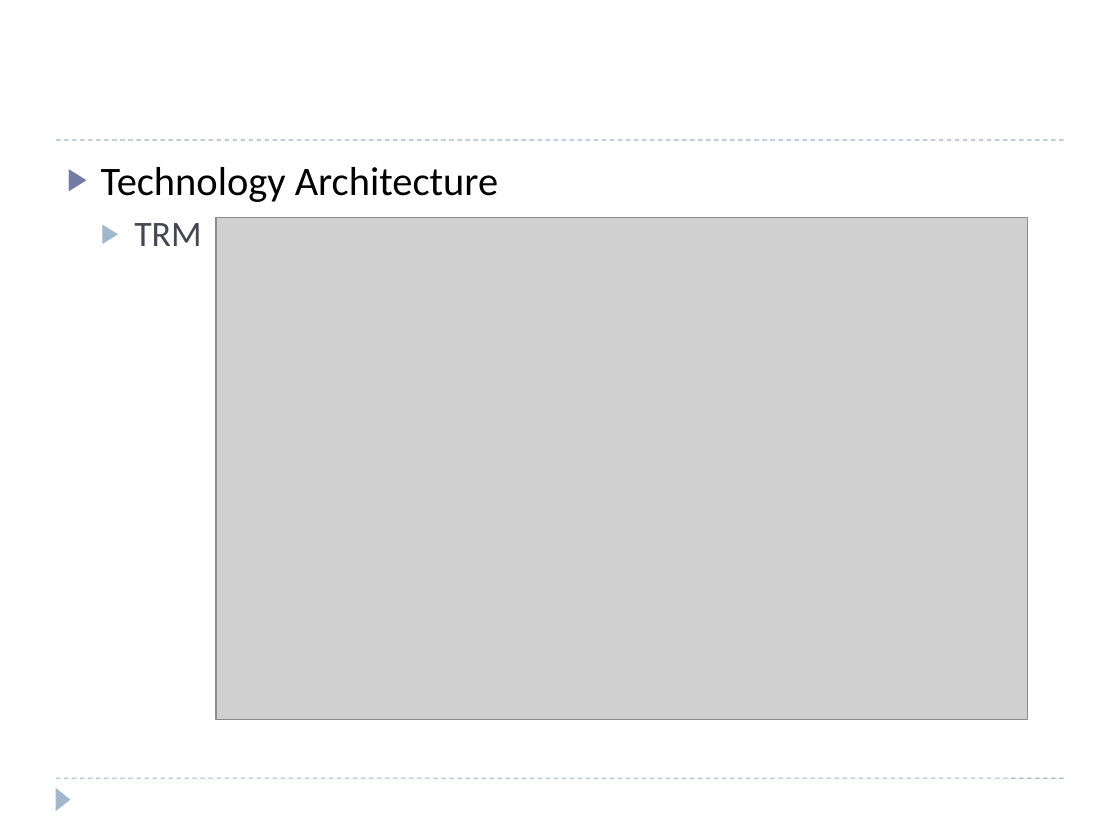
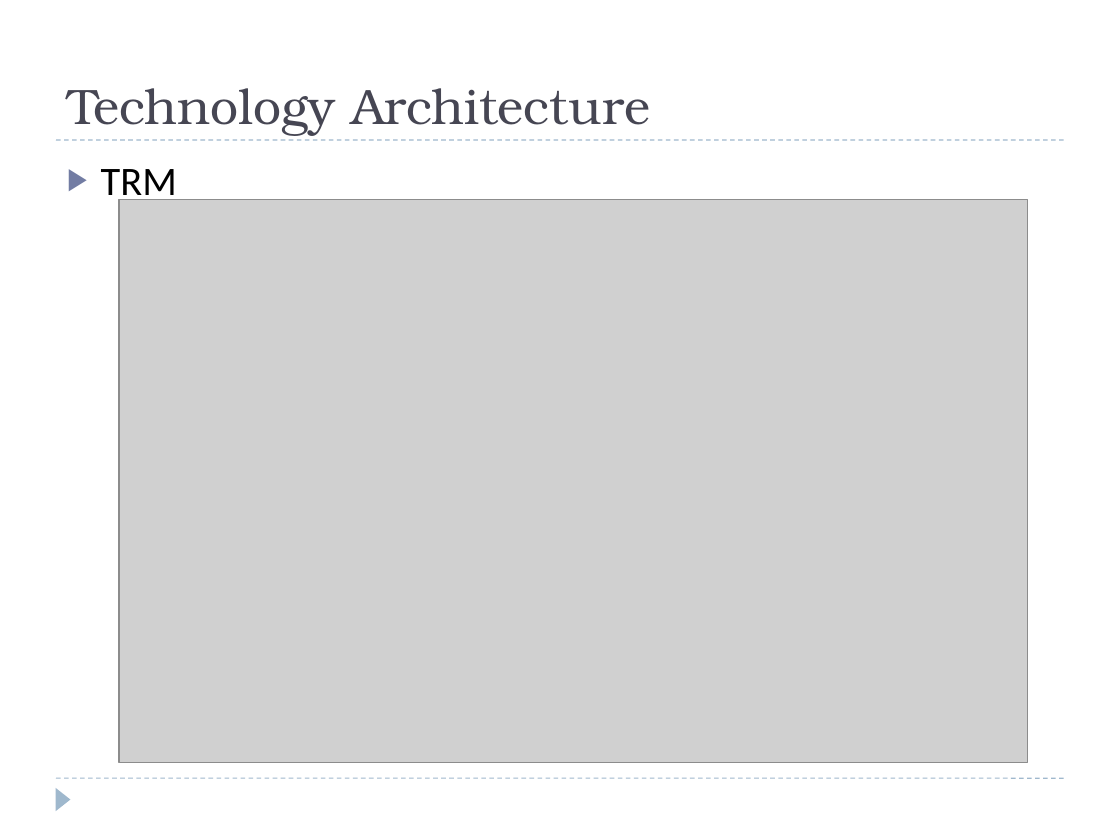
Before and after one commit to windieccf/t1-shipping, a slide deck: slide 28 of Enterprise Architech Presentation.pptx. Drawn at 1120x840 pixels with LibreOffice and Linux fonts; fonts in the diff are those of the drawing; grey boxes stand for pictures. Boxes give left, top, right and bottom in pixels: in the first picture for what was removed or moved away, otherwise in the second. Text is boxed around its words. In the diff, an @@ line names an element or a change of style, - is before the commit and + after.

Commit message:
modify a bit

```diff
--- a/Enterprise Architech Presentation.pptx
+++ b/Enterprise Architech Presentation.pptx
@@ title added at [67,88,650,136], 32 pt, text #464653 @@
+Technology Architecture
@@ text "TRM" at [101,169,177,205]: size 23 to 26 pt, text colour #464653 to #000000; list level 2 to 1 in "TRM"; bullet colour #9FB8CD to #727CA3 @@
@@ text at [101,167,498,202]: paragraph removed @@
-▶ Technology Architecture
@@ picture: place and size @@
-picture at [216,217,1027,720]
+picture at [119,199,1027,763]
```
Also in this commit, not shown: 3 slides added.
